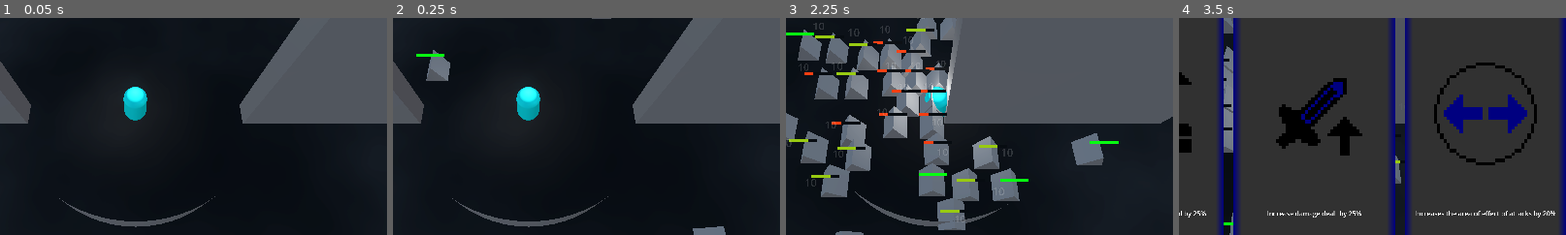
Above: before the commit, frames 1-4 (left to right).
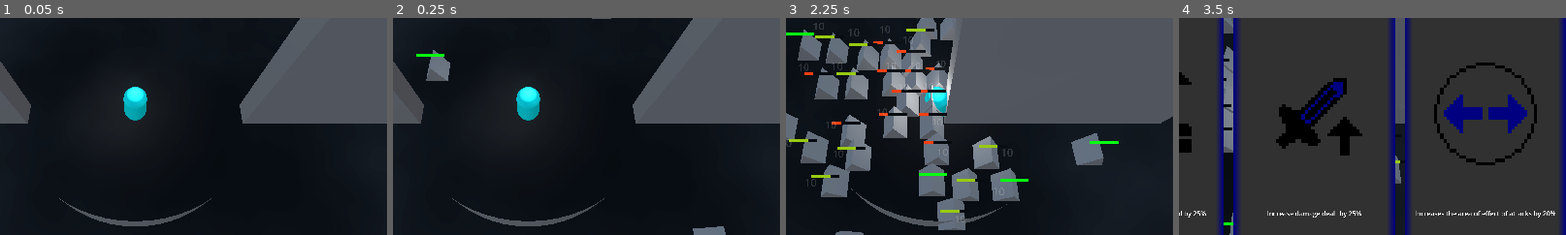
Above: after the commit, the same moments.

Repository: partkyle/GodotProjects
Game: Godot game, scene res://main.tscn
Two runs of this game, one before a commit and one after it. Both use one fixed random seed, a clock stepped at 60 frames per second and the inputs below. The engine's default icon, where the game draws it, is replaced by a stand-in: a white triangle on a blue panel in a dark square.
Inputs (mouse positions are % of the whole screen's width and height, from its top left):
- Up to frame 1 (0.05 s): no input
- Up to frame 2 (0.25 s): no input
- Up to frame 3 (2.25 s): tap Enter (ui_accept) at 0.5, 0.77 s; move the mouse to (72, 45) at 0.52 s; hold D (move_right) 0.53-1.25 s; hold F 0.53-1.25 s; click (72, 45) at 0.67 s; drag from (30, 55) to (45, 70) at 1.27 s; move the mouse to (60, 28) at 2.02 s; hold D (move_right) from 2.03 s (still down); hold F from 2.03 s (still down)
- Up to frame 4 (3.5 s): release D (move_right) at 2.75 s; release F at 2.75 s; drag from (45, 70) to (20, 35) at 2.77 s
The pictures show only the part of the screen within x 33-82%, y 26-76%; the shares and areas given below are measured in that part.

The runs differ from the first frame. In frame 1, less than 0.1% of the frame differs, in the area x 15-56%, y 82-97%; in frame 2, less than 0.1%; in frame 3, less than 0.1%; in frame 4, nothing differs.

Commit message:
cleanup transform

Diff:
--- a/RetroSurvivor/player.tscn
+++ b/RetroSurvivor/player.tscn
@@ -64,7 +64,7 @@
 collision_mask = 2
 
 [node name="MeshInstance3D" type="MeshInstance3D" parent="Attacks/Aura/Area3D"]
-transform = Transform3D(1, 0, 0, 0, 1, 0, 0, 0, 1, 0.018, 1, 0.007)
+transform = Transform3D(1, 0, 0, 0, 1, 0, 0, 0, 1, 0, 1, 0)
 material_override = SubResource("ShaderMaterial_gw508")
 mesh = SubResource("CylinderMesh_7dvrn")
 skeleton = NodePath("../..")
